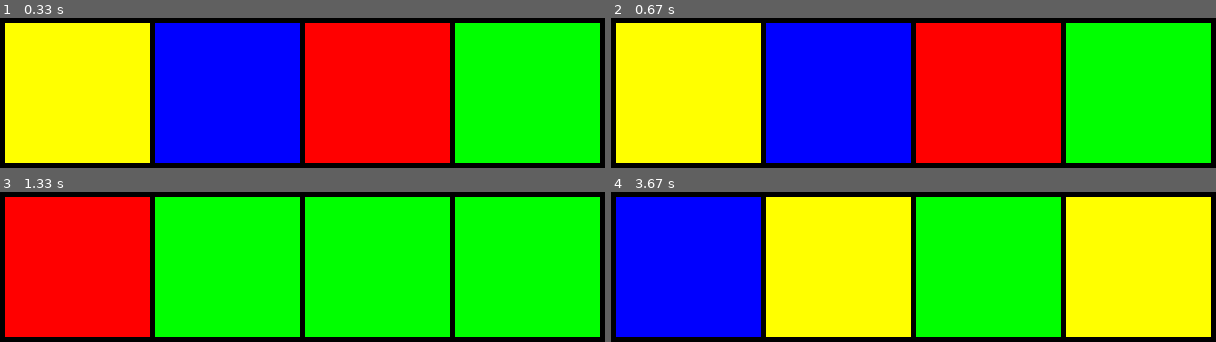
Above: before the commit, frames 1-4 (two rows, left to right).
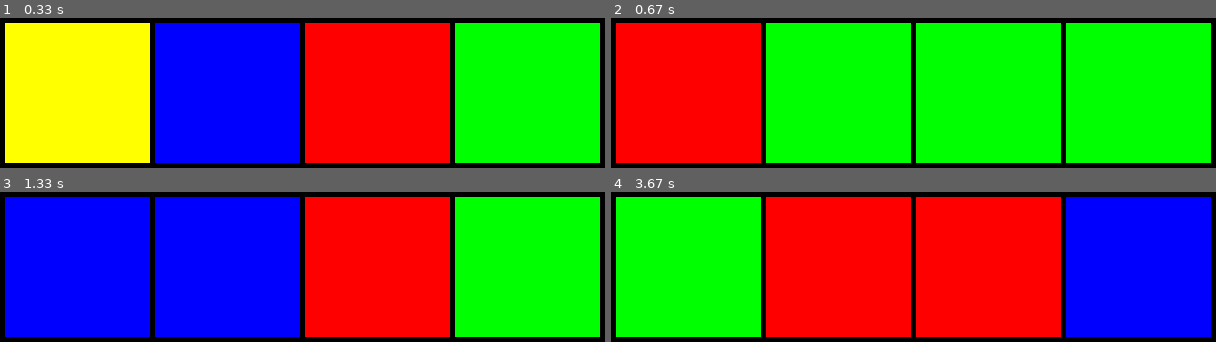
Above: after the commit, the same moments.

Repository: jduffey/watchgirl
Game: pygame game, started from pygametest.py
Two runs of this game, one before a commit and one after it. Both use one fixed random seed, a clock stepped at 60 frames per second and the inputs below.
Inputs:
- Up to frame 1 (0.33 s): no input
- Up to frame 2 (0.67 s): no input
- Up to frame 3 (1.33 s): no input
- Up to frame 4 (3.67 s): no input

Frame 1 is identical in both runs. In frame 2, 67% of the frame differs, in the area x 0-75%, y 3-97%; in frame 3, 67%; in frame 4, 89%, in the area x 0-100%, y 3-97%.

Commit message:
Refactor; begin to extract arguments to reference class constants

Diff:
--- a/pygametest.py
+++ b/pygametest.py
@@ -13,9 +13,11 @@
 windowTitle = 'Identifier #580CD2E889BD - Onett Art Museum Main Entrance'
 
 BORDER_THICKNESS = 5
+NUMBER_OF_SQUARES = 4
+SQUARE_WIDTH = 150
 
-APP_X_SIZE = 600
-APP_Y_SIZE = 150
+APP_X_SIZE = NUMBER_OF_SQUARES * SQUARE_WIDTH
+APP_Y_SIZE = SQUARE_WIDTH
 
 myRed = (255, 0, 0)
 myBlue = (0, 0, 255)
@@ -26,10 +28,10 @@
 myLightBLue = (190, 190, 255)
 myBlack = (0, 0, 0)
 
-squareOne = (0, 0, 1 * APP_X_SIZE/4, APP_Y_SIZE)
-squareTwo = (1 * APP_X_SIZE/4, 0, 2 * APP_X_SIZE/4, APP_Y_SIZE)
-squareThree = (2 * APP_X_SIZE/4, 0, 3 * APP_X_SIZE/4, APP_Y_SIZE)
-squareFour = (3 * APP_X_SIZE/4, 0, 4 * APP_X_SIZE/4, APP_Y_SIZE)
+squareOne = (0, 0, 1 * APP_X_SIZE/NUMBER_OF_SQUARES, APP_Y_SIZE)
+squareTwo = (1 * APP_X_SIZE/NUMBER_OF_SQUARES, 0, 2 * APP_X_SIZE/NUMBER_OF_SQUARES, APP_Y_SIZE)
+squareThree = (2 * APP_X_SIZE/NUMBER_OF_SQUARES, 0, 3 * APP_X_SIZE/NUMBER_OF_SQUARES, APP_Y_SIZE)
+squareFour = (3 * APP_X_SIZE/NUMBER_OF_SQUARES, 0, 4 * APP_X_SIZE/NUMBER_OF_SQUARES, APP_Y_SIZE)
 
 screen = pygame.display.set_mode((APP_X_SIZE + BORDER_THICKNESS, APP_Y_SIZE))
 pygame.display.set_caption(windowTitle)
@@ -58,9 +60,9 @@
 
 def drawSquareBorders():
     pygame.draw.rect(screen, myBlack, (0, 0, BORDER_THICKNESS, APP_Y_SIZE))
-    pygame.draw.rect(screen, myBlack, (150, 0, BORDER_THICKNESS, APP_Y_SIZE))
-    pygame.draw.rect(screen, myBlack, (300, 0, BORDER_THICKNESS, APP_Y_SIZE))
-    pygame.draw.rect(screen, myBlack, (450, 0, BORDER_THICKNESS, APP_Y_SIZE))
+    pygame.draw.rect(screen, myBlack, (1 * APP_X_SIZE/NUMBER_OF_SQUARES, 0, BORDER_THICKNESS, APP_Y_SIZE))
+    pygame.draw.rect(screen, myBlack, (2 * APP_X_SIZE/NUMBER_OF_SQUARES, 0, BORDER_THICKNESS, APP_Y_SIZE))
+    pygame.draw.rect(screen, myBlack, (3 * APP_X_SIZE/NUMBER_OF_SQUARES, 0, BORDER_THICKNESS, APP_Y_SIZE))
 
     pygame.draw.rect(screen, myBlack, (0, 0, APP_X_SIZE + BORDER_THICKNESS, BORDER_THICKNESS))
     pygame.draw.rect(screen, myBlack, (0, APP_Y_SIZE - BORDER_THICKNESS, APP_X_SIZE + BORDER_THICKNESS, BORDER_THICKNESS))
@@ -77,7 +79,7 @@
     drawSquareBorders()
 
     pygame.display.flip()
-    time.sleep(1)
+    time.sleep(.5)
 
     print(time.time())
     # squareThatIsTheSizeOfTheScreen.fill((255, 255, 255))
